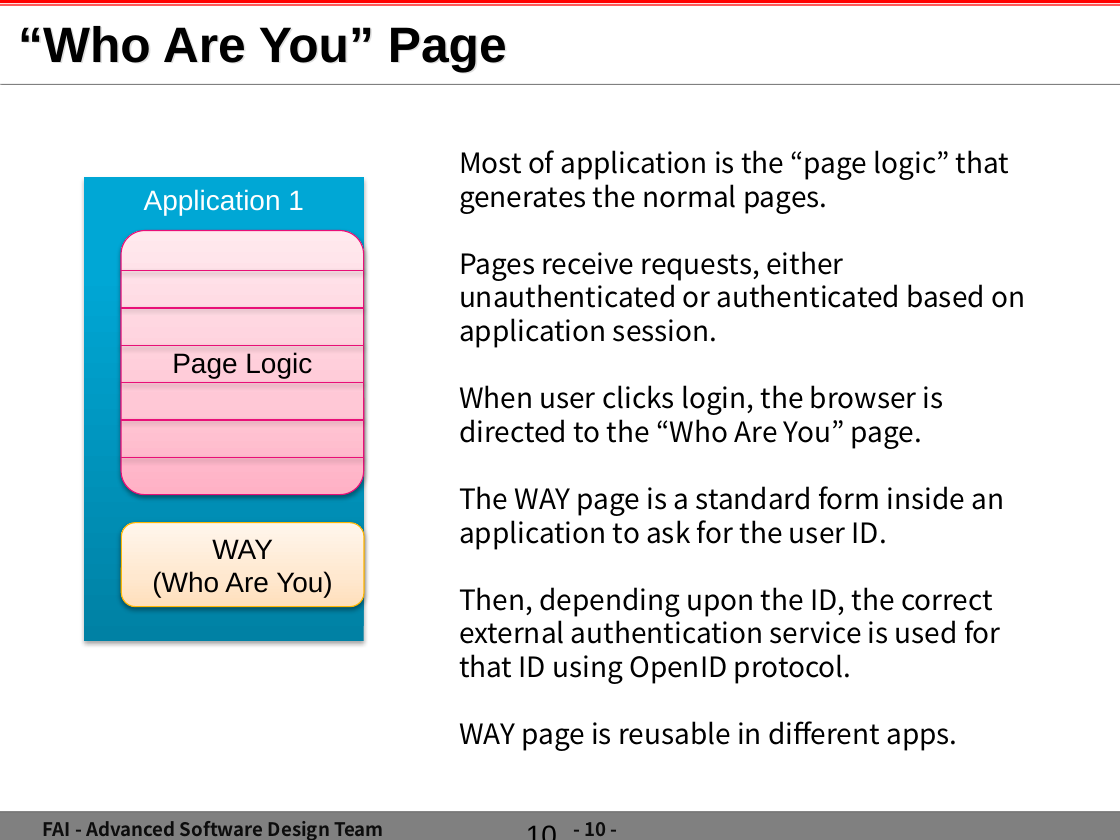
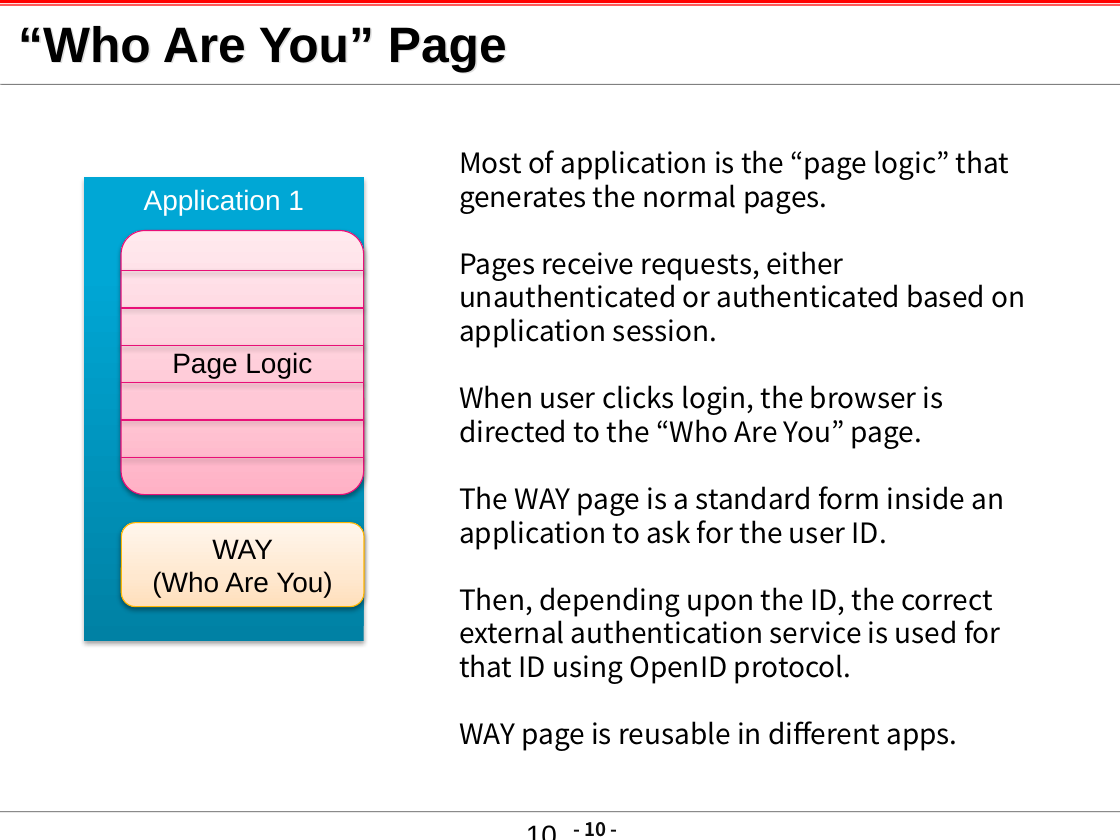
Before and after one commit to agilepro/ssofi-prolite, a slide deck: slide 11 of spec/Plan_For_SSO.pptx. Drawn at 1120x840 pixels with LibreOffice and Linux fonts; fonts in the diff are those of the drawing; background and template pictures are left out. Boxes give left, top, right and bottom in pixels: in the first picture for what was removed or moved away, otherwise in the second. Text is boxed around its words. In the diff, an @@ line names an element or a change of style, - is before the commit and + after.

```diff
--- a/spec/Plan_For_SSO.pptx
+++ b/spec/Plan_For_SSO.pptx
@@ rectangle removed at bbox=[0, 812, 1120, 840] @@
@@ text removed at bbox=[43, 821, 384, 840] @@
-FAI - Advanced Software Design Team
```
Also in this commit, not shown: 55 other slides changed, 1 slide removed, 5 other files.
